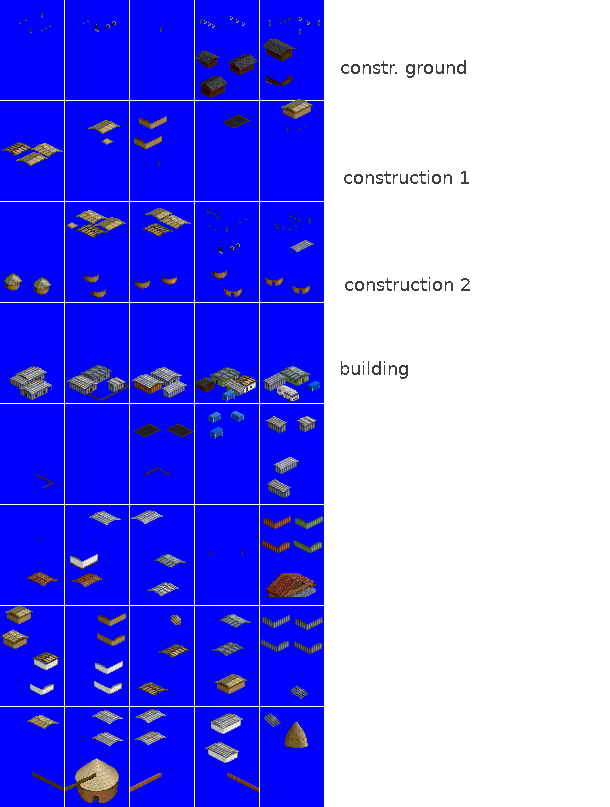
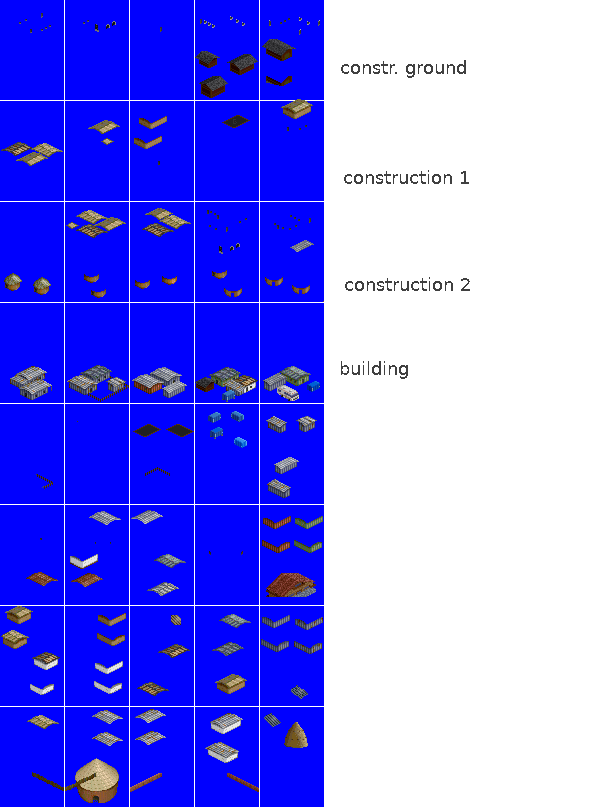
Before/after of a w=610, h=807 layered artwork. What changed in the layer stack:
painted on "building" over [234, 437, 247, 448]
